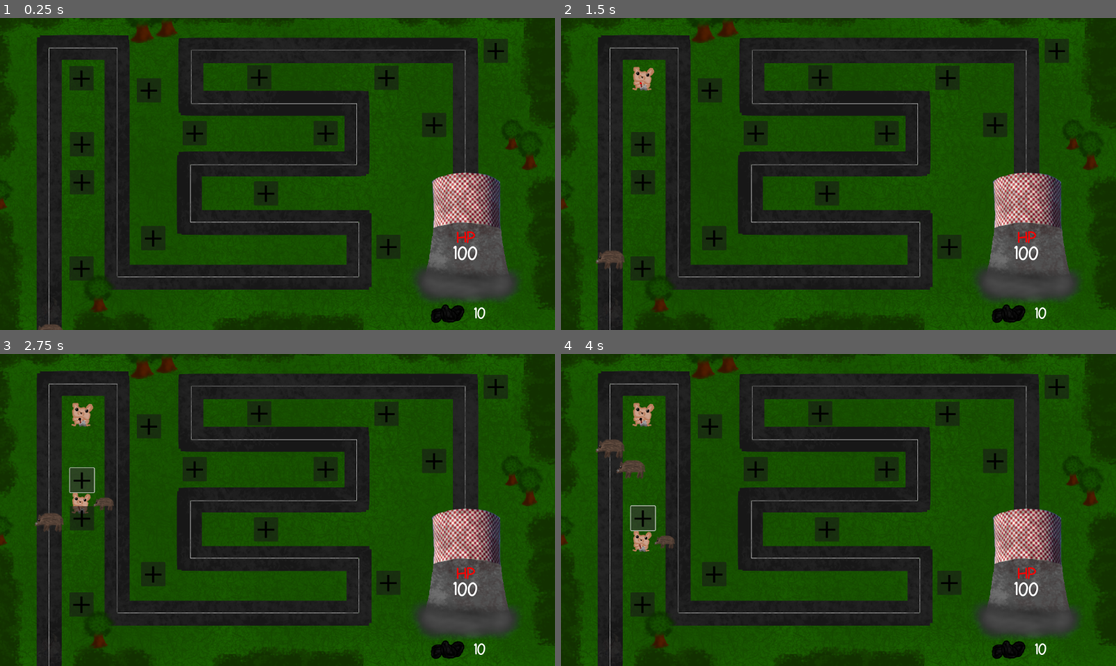
Above: before the commit, frames 1-4 (two rows, left to right).
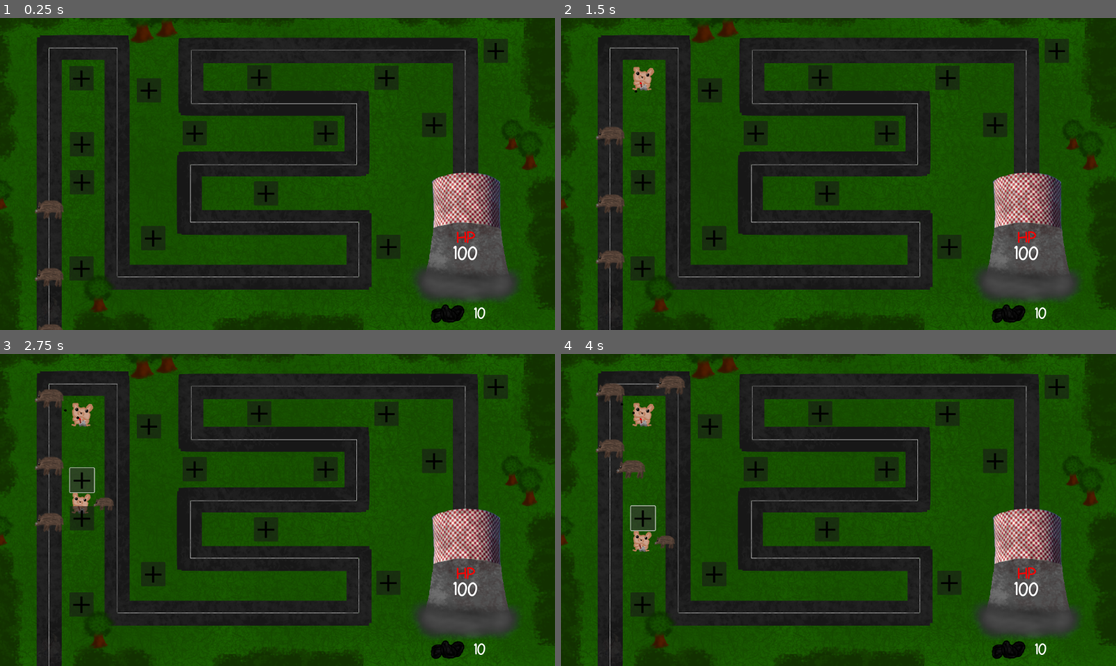
Above: after the commit, the same moments.

Repository: niejajestem/hackathon_ckziu
Game: Godot game, scene res://scenes/map.tscn
The game is run twice, just before and just after one commit, with the same random seed, the same clock (stepped at 60 frames per second) and the same inputs.
Inputs (mouse positions are in pixels of both pictures, inside the frame that each line leads up to):
- Up to frame 1 (0.25 s): no input
- Up to frame 2 (1.5 s): click (644, 77) at 0.52 s; click (638, 102) at 1.25 s
- Up to frame 3 (2.75 s): click (83, 478) at 2.02 s
- Up to frame 4 (4 s): click (666, 503) at 2.75 s; click (644, 519) at 3.52 s

The runs differ from the first frame. In frame 1, 0.4% of the frame differs, in the area x 6-12%, y 58-87%; in frame 2, 0.4%; in frame 3, 0.4%, in the area x 6-15%, y 11-39%; in frame 4, 0.4%.

Commit message:
AMERICAN HAMSTER
pew pew

Diff:
--- a/new-game-project/scenes/attack.gd
+++ /dev/null
@@ -1,4 +0,0 @@
-extends Node2D
-
-func _on_area_2d_area_entered(area: Area2D) -> void:
-	print("asdklnxxxxxx")
--- /dev/null
+++ b/new-game-project/scenes/bullet.gd
@@ -0,0 +1,25 @@
+extends Node2D
+
+var targetEnemy: Node2D = null
+var speed = 300
+var damage = 1
+
+
+func _physics_process(delta: float):
+	if targetEnemy and is_instance_valid(targetEnemy):
+		var direction = (targetEnemy.global_position - global_position).normalized()
+		global_position += direction * speed * delta
+	else:
+		queue_free()
+
+func _on_body_entered(body: Node2D):
+	if body == targetEnemy:
+		queue_free()
+
+func set_target(enemy: Node2D):
+	targetEnemy = enemy
+
+func _on_rigid_body_2d_area_entered(area: Area2D) -> void:
+	var dzik = area.get_parent()
+	dzik.getHurt(damage)
+	queue_free()
--- a/new-game-project/scenes/bullet.tscn
+++ b/new-game-project/scenes/bullet.tscn
@@ -1,18 +1,23 @@
-[gd_scene load_steps=3 format=3 uid="uid://cm5qf5uvufoix"]
+[gd_scene load_steps=4 format=3 uid="uid://cm5qf5uvufoix"]
 
 [ext_resource type="Texture2D" uid="uid://dlk25c88khoy0" path="res://sprites/bullet.png" id="1_mkf8s"]
+[ext_resource type="Script" uid="uid://bwu236t451jv6" path="res://scenes/bullet.gd" id="1_y25gk"]
 
 [sub_resource type="CircleShape2D" id="CircleShape2D_mkf8s"]
 radius = 3.0
 
 [node name="Bullet" type="Node2D"]
+script = ExtResource("1_y25gk")
 
 [node name="Sprite2D" type="Sprite2D" parent="."]
 position = Vector2(2.27374e-13, 5.36442e-07)
 scale = Vector2(0.1, 0.1)
 texture = ExtResource("1_mkf8s")
 
-[node name="RigidBody2D" type="RigidBody2D" parent="."]
+[node name="RigidBody2D" type="Area2D" parent="."]
+monitorable = false
 
 [node name="CollisionShape2D" type="CollisionShape2D" parent="RigidBody2D"]
 shape = SubResource("CircleShape2D_mkf8s")
+
+[connection signal="area_entered" from="RigidBody2D" to="." method="_on_rigid_body_2d_area_entered"]
--- a/new-game-project/scenes/bullet_spawner.gd
+++ b/new-game-project/scenes/bullet_spawner.gd
@@ -6,8 +6,28 @@
 	$BulletTimer.start()
 
 func _on_bullet_timer_timeout():
-	spawn()
+	if !$"..".dziks.is_empty():
+		var nearestDzik = getNearestDzik()
+		shoot(nearestDzik)
 
-func spawn():
-	var obj = spawn_bullet.instantiate()
-	add_child(obj)
+func shoot(target):
+	var bullet = spawn_bullet.instantiate()
+	add_child(bullet)
+	bullet.damage = 1
+	bullet.set_target(target)
+
+func getNearestDzik():
+	var dziksInRange = $"..".dziks
+	if dziksInRange.is_empty() or not $"..":
+		return null
+	else:
+		var closestDzik: Node2D = dziksInRange[0]
+		var minDistanceSquared: float = $"..".global_position.distance_squared_to(closestDzik.global_position)
+
+		for i in range(1, dziksInRange.size()):
+			var currentDzik: Node2D = dziksInRange[i]
+			var distanceSquared: float = $"..".global_position.distance_squared_to(currentDzik.global_position)
+			if distanceSquared < minDistanceSquared:
+				minDistanceSquared = distanceSquared
+				closestDzik = currentDzik
+		return closestDzik
--- a/new-game-project/scenes/chomik.tscn
+++ b/new-game-project/scenes/chomik.tscn
@@ -1,8 +1,11 @@
-[gd_scene load_steps=4 format=3 uid="uid://cvyu51qg7800k"]
+[gd_scene load_steps=5 format=3 uid="uid://cvyu51qg7800k"]
 
-[ext_resource type="Script" uid="uid://cv3ewfto8woe" path="res://scenes/attack.gd" id="1_mr8ar"]
+[ext_resource type="Script" uid="uid://cv3ewfto8woe" path="res://scenes/detectEnemies.gd" id="1_mr8ar"]
 [ext_resource type="Script" uid="uid://cbqtoex0j4rc5" path="res://scenes/bullet_spawner.gd" id="1_w514o"]
 [ext_resource type="Texture2D" uid="uid://cp3u1ainyd4fj" path="res://sprites/chomik.png" id="2_mr8ar"]
+
+[sub_resource type="CircleShape2D" id="CircleShape2D_mr8ar"]
+radius = 150.0
 
 [node name="Node2D" type="Node2D"]
 scale = Vector2(0.8, 0.8)
@@ -29,9 +32,19 @@
 metadata/_edit_use_anchors_ = true
 
 [node name="BulletTimer" type="Timer" parent="BulletSpawner"]
+wait_time = 0.1
 
 [node name="Sprite2D" type="Sprite2D" parent="."]
 texture = ExtResource("2_mr8ar")
 centered = false
 
+[node name="Area2D" type="Area2D" parent="."]
+monitorable = false
+
+[node name="CollisionShape2D" type="CollisionShape2D" parent="Area2D"]
+position = Vector2(32, 32)
+shape = SubResource("CircleShape2D_mr8ar")
+
 [connection signal="timeout" from="BulletSpawner/BulletTimer" to="BulletSpawner" method="_on_bullet_timer_timeout"]
+[connection signal="area_entered" from="Area2D" to="." method="_on_area_2d_area_entered"]
+[connection signal="area_exited" from="Area2D" to="." method="_on_area_2d_area_exited"]
--- /dev/null
+++ b/new-game-project/scenes/detectEnemies.gd
@@ -0,0 +1,11 @@
+extends Node2D
+
+var dziks = []
+
+func _on_area_2d_area_entered(area: Area2D) -> void:
+	var dzik = area.get_parent()
+	dziks.append(dzik)
+
+func _on_area_2d_area_exited(area: Area2D) -> void:
+	var dzik = area.get_parent()
+	dziks.erase(dzik)
--- a/new-game-project/scenes/dzik.gd
+++ b/new-game-project/scenes/dzik.gd
@@ -1,6 +1,16 @@
 extends PathFollow2D
 
 var speed = 0.03
+var health = 100
 
 func _process(delta: float) -> void:
 	progress_ratio += delta * speed
+
+func test():
+	print("dziaua")
+
+func getHurt(damage):
+	if health > damage:
+		health -= damage
+	else:
+		$".".queue_free()
--- a/new-game-project/scenes/map.tscn
+++ b/new-game-project/scenes/map.tscn
@@ -398,8 +398,20 @@
 curve = SubResource("Curve2D_2klcf")
 
 [node name="Node2D" parent="Path2D" instance=ExtResource("6_2lpho")]
+position = Vector2(102, 566.456)
+progress = 116.545
+rotates = false
+loop = false
+
+[node name="Node2D2" parent="Path2D" instance=ExtResource("6_2lpho")]
 position = Vector2(102, 683)
 rotates = false
 loop = false
 
+[node name="Node2D3" parent="Path2D" instance=ExtResource("6_2lpho")]
+position = Vector2(102, 425.867)
+progress = 257.133
+rotates = false
+loop = false
+
 [node name="gameUI" parent="." instance=ExtResource("8_jh32y")]
Not shown, added: new-game-project/scenes/bullet.gd.uid
Renamed: new-game-project/scenes/attack.gd.uid -> new-game-project/scenes/detectEnemies.gd.uid
